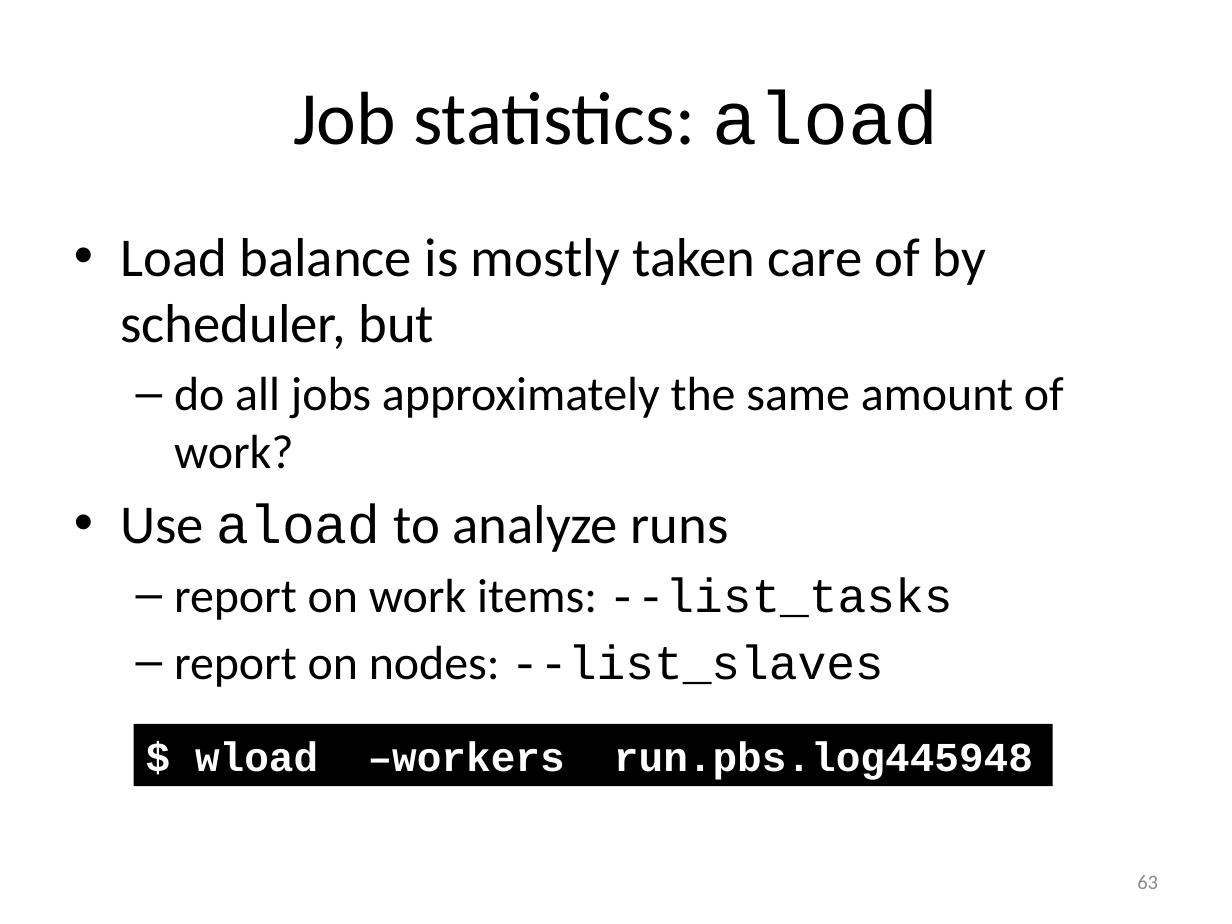
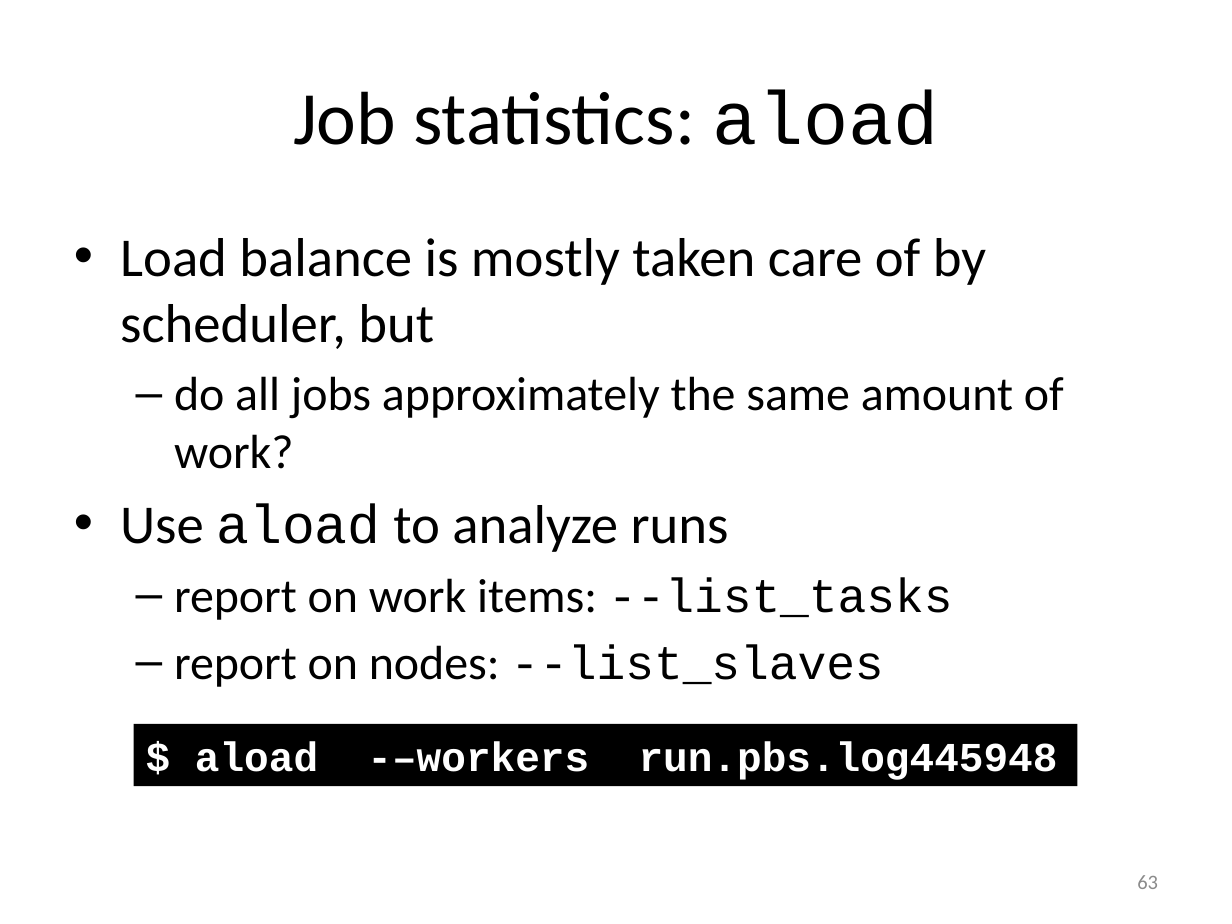
Before and after one commit to gjbex/worker-and-atools, a slide deck: slide 63 of worker_atools.pptx. Drawn at 1232x924 pixels with LibreOffice and Linux fonts; fonts in the diff are those of the drawing. Boxes give left, top, right and bottom in pixels: in the first picture for what was removed or moved away, otherwise in the second. Text is boxed around its words. In the diff, an @@ line names an element or a change of style, - is before the commit and + after.

Commit message:
Fix typos

```diff
--- a/worker_atools.pptx
+++ b/worker_atools.pptx
@@ rectangle "$ aload -–workers run.pbs.log445948": place and size @@
-rectangle "$ aload -–workers run.pbs.log445948" at <box>133,724,1052,786</box>
+rectangle "$ aload -–workers run.pbs.log445948" at <box>133,724,1077,786</box>
@@ text in rectangle at <box>195,741,1058,780</box>: text changed @@
-$ wload –workers run.pbs.log445948
+$ aload -–workers run.pbs.log445948
```
Also in this commit, not shown: 1 other slide changed.
